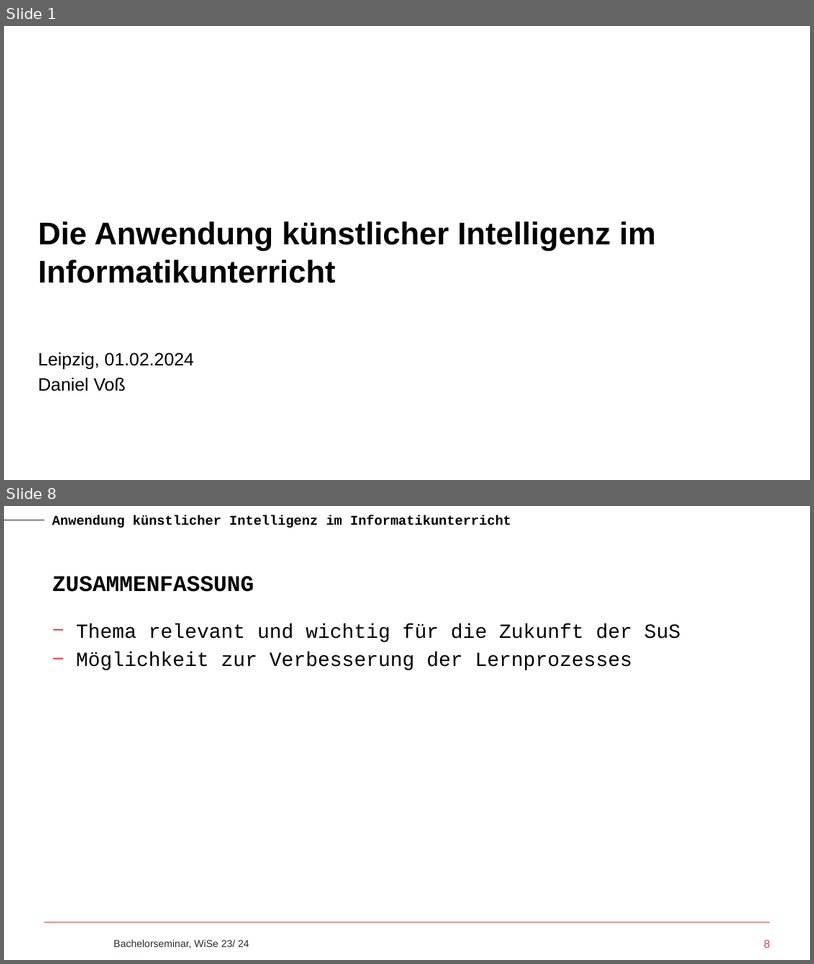
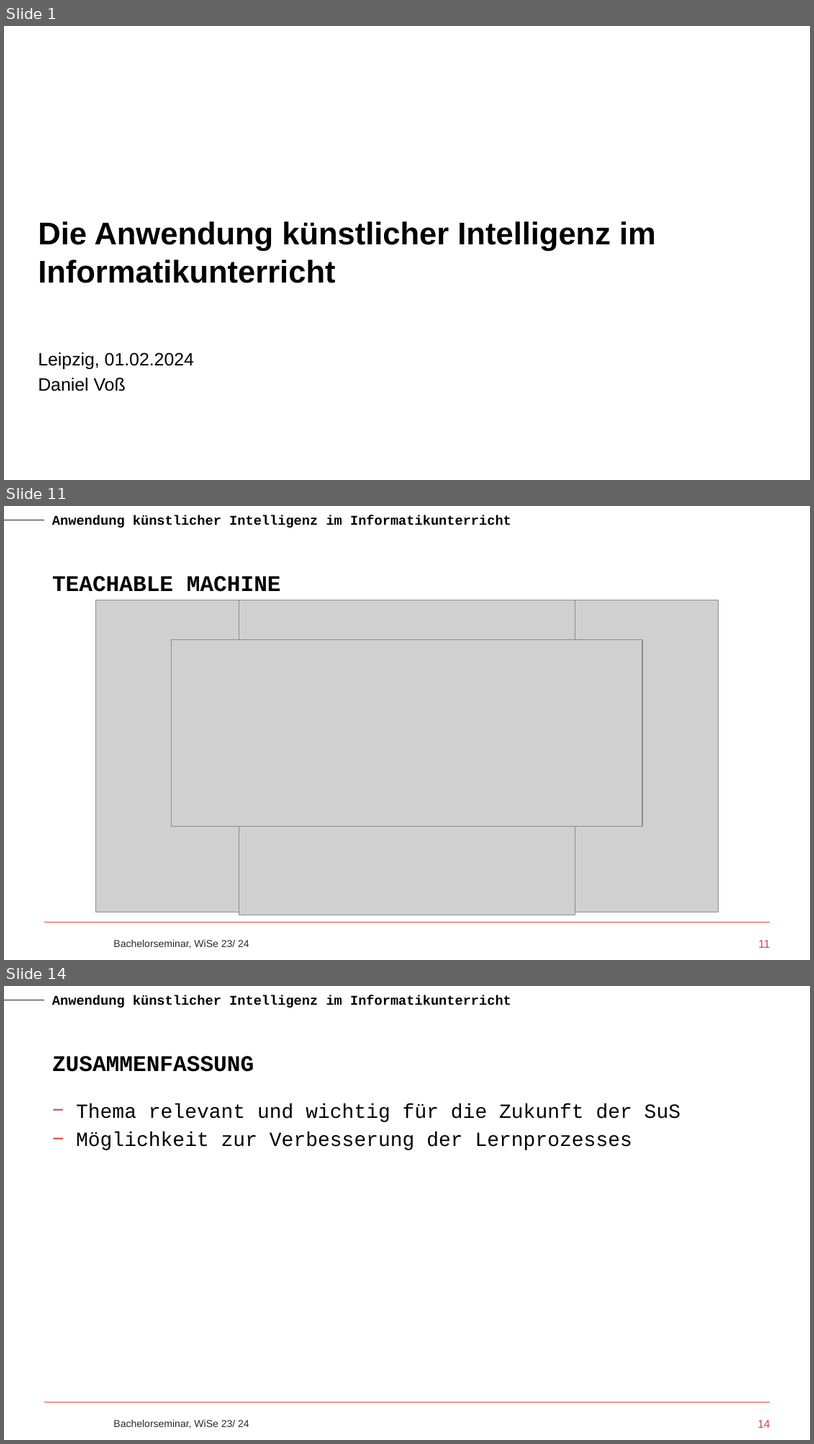
Before and after one commit to tira-io/tira-for-school, a slide deck: Bachelorseminar/Vortrag.pptx. Shown one above the other, each under a label of ours: slides 1 and 8 before the commit, slides 1, 11 and 14 after it; the slides between them are not shown. The pictures are 814x964 and 814x1444 pixels, drawn with LibreOffice and Linux fonts; fonts in the diff are those of the drawing; grey boxes stand for pictures; background and template pictures are left out. Boxes give left, top, right and bottom in pixels: in the first picture for what was removed or moved away, otherwise in the second. Text is boxed around its words. In the diff, an @@ line names an element or a change of style, - is before the commit and + after.

```diff
--- a/Bachelorseminar/Vortrag.pptx
+++ b/Bachelorseminar/Vortrag.pptx
@@ slide 11 added at <box>4,506,810,960</box>, background #FFFFFF; not listed: 4 template elements that a slide beside it also shows @@
@@ title added at <box>52,576,281,592</box>, 20 pt, text #000000, bold @@
+TEACHABLE MACHINE
@@ picture added at <box>96,600,719,911</box> @@
@@ picture added at <box>239,600,576,914</box> @@
@@ picture added at <box>172,640,643,826</box> @@
@@ page number added at <box>759,939,770,947</box>, 10 pt, text #D8413E @@
+11
@@ what was slide 8 is now slide 14 @@
@@ page number at <box>758,1419,770,1427</box>: text changed @@
-8
+14
```
Also in this commit, not shown: 5 slides changed, 6 other slides added, 1 slide removed, 1 other file.
